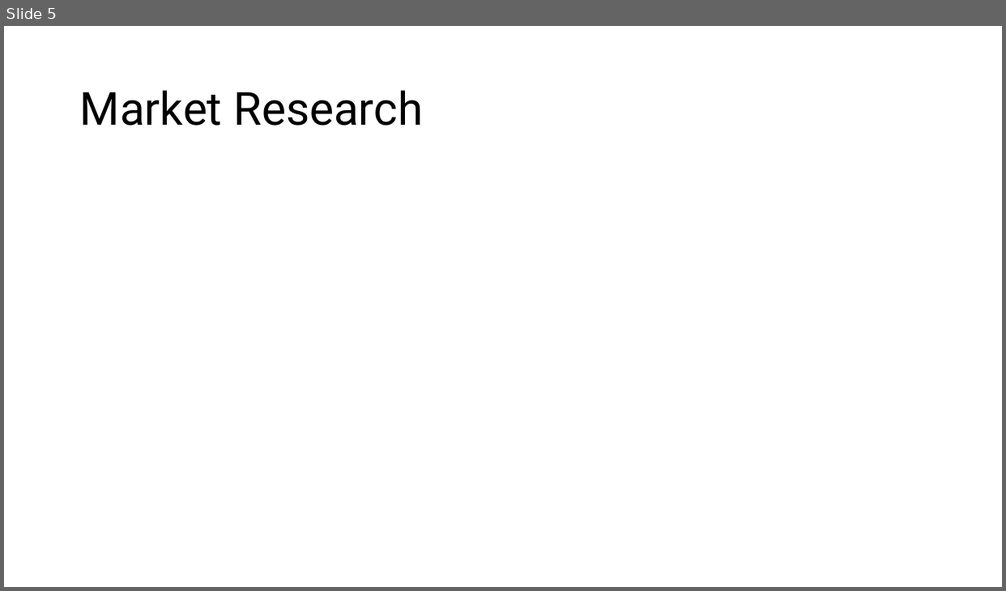
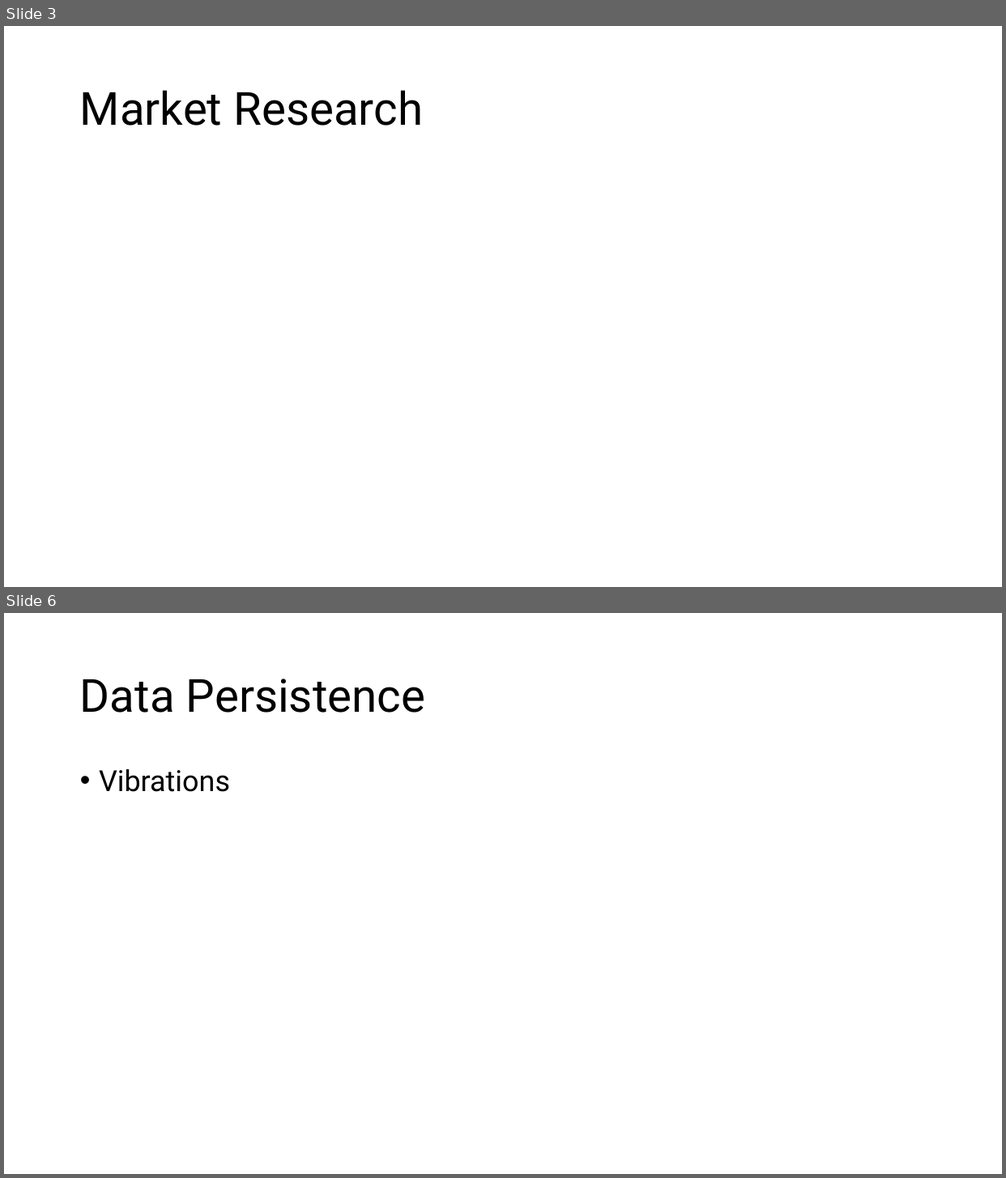
Before and after one commit to IsabelHampton/bluffs-and-bribes, a slide deck: Docs/Bluffs & Bribes Pitch.pptx. Shown one above the other, each under a label of ours: slide 5 before the commit, slides 3 and 6 after it; the slides between them are not shown. The pictures are 1006x591 and 1006x1178 pixels, drawn with LibreOffice and Linux fonts; fonts in the diff are those of the drawing. Boxes give left, top, right and bottom in pixels: in the first picture for what was removed or moved away, otherwise in the second. Text is boxed around its words. In the diff, an @@ line names an element or a change of style, - is before the commit and + after.

```diff
--- a/Docs/Bluffs & Bribes Pitch.pptx
+++ b/Docs/Bluffs & Bribes Pitch.pptx
@@ slide 6 added at [4, 613, 1002, 1174], background #FFFFFF @@
@@ title added at [80, 679, 425, 713], 44 pt, text #000000 @@
+Data Persistence
@@ text added at [99, 769, 230, 792], 28 pt, text #000000 @@
+• Vibrations
@@ what was slide 5 is now slide 3 @@
```
Also in this commit, not shown: 3 slides changed, 3 other slides added, 1 slide removed, 11 other files.
